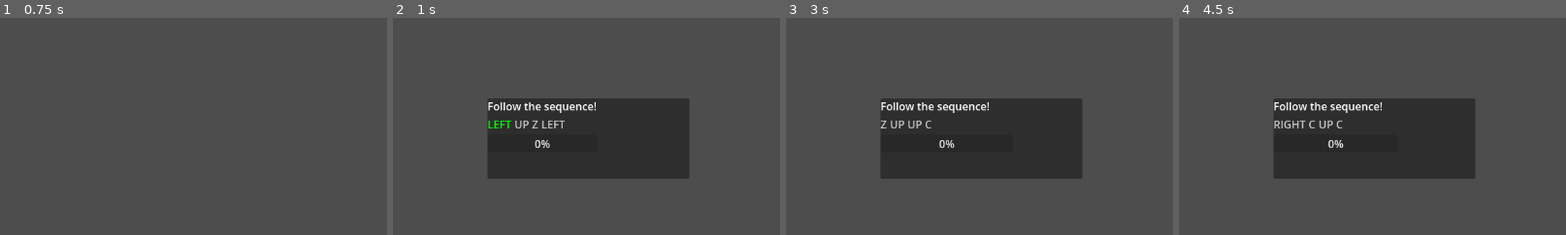
Above: before the commit, frames 1-4 (left to right).
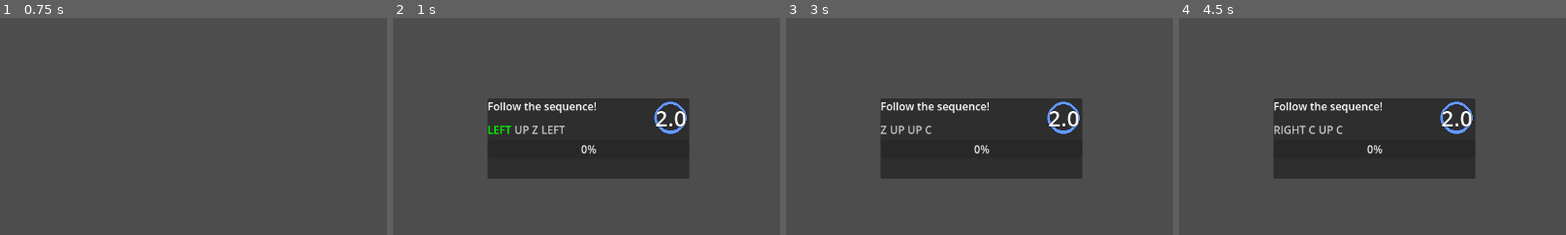
Above: after the commit, the same moments.

Repository: AiDN-Dev/let-me-sleep
Game: Godot game, scene res://Scenes/game.tscn
Two runs of this game, one before a commit and one after it. Both use one fixed random seed, a clock stepped at 60 frames per second and the inputs below. The project has no main scene, so this scene is started directly.
Inputs (mouse positions are % of the whole screen's width and height, from its top left):
- Up to frame 1 (0.75 s): tap Enter (ui_accept) at 0.5 s; move the mouse to (72, 45) at 0.52 s; hold Right from 0.53 s (still down); tap Space at 0.6 s; click (72, 45) at 0.67 s
- Up to frame 2 (1 s): keep holding Right; tap Enter (ui_accept) at 0.77 s
- Up to frame 3 (3 s): release Right at 1.25 s; tap Enter (ui_accept) at 1.25, 2.75 s; drag from (30, 55) to (45, 70) at 1.27 s; move the mouse to (60, 28) at 2.02 s; hold Right 2.03-2.75 s; tap X at 2.1 s; drag from (45, 70) to (20, 35) at 2.77 s
- Up to frame 4 (4.5 s): move the mouse to (80, 65) at 3.52 s; hold Left 3.53-4.25 s; tap Space at 3.6 s; tap Enter (ui_accept) at 3.77, 4.25 s; drag from (20, 35) to (35, 25) at 4.27 s
The pictures show only the part of the screen within x 25-75%, y 22-72%; the shares and areas given below are measured in that part.

Frame 1 is identical in both runs. In frame 2, 1.3% of the frame differs, in the area x 24-76%, y 38-63%; in frame 3, 1.1%; in frame 4, 1.3%.

Commit message:
Added a visual of the timer on QTEs

Diff:
--- a/Scenes/game.tscn
+++ b/Scenes/game.tscn
@@ -8,6 +8,7 @@
 [ext_resource type="Script" uid="uid://oqpbsgp48r51" path="res://scripts/Interruptions/Piss1/toilet_interrupt_window.gd" id="5_1l0tm"]
 [ext_resource type="Script" uid="uid://csx5xfyx5hop1" path="res://scripts/UI/dialog_box.gd" id="6_i6g32"]
 [ext_resource type="Script" uid="uid://g1iht08ng4kl" path="res://scripts/Managers/night_manager.gd" id="8_v158k"]
+[ext_resource type="Texture2D" uid="uid://c4csio7eulvcy" path="res://Assets/Number_Ring.png" id="9_h4fw4"]
 
 [node name="Game" type="Node2D" unique_id=1645798551]
 script = ExtResource("1_qxrlw")
@@ -234,15 +235,54 @@
 grow_vertical = 2
 script = ExtResource("1_ebmjs")
 
+[node name="NumberRing" type="TextureRect" parent="UI/QTEWindow" unique_id=1766316235]
+layout_mode = 0
+offset_left = 247.0
+offset_top = 4.0
+offset_right = 297.0
+offset_bottom = 54.0
+texture = ExtResource("9_h4fw4")
+
+[node name="TimerLabel" type="Label" parent="UI/QTEWindow/NumberRing" unique_id=2079759468]
+layout_mode = 1
+anchors_preset = 8
+anchor_left = 0.5
+anchor_top = 0.5
+anchor_right = 0.5
+anchor_bottom = 0.5
+offset_left = -20.0
+offset_top = -11.5
+offset_right = 20.0
+offset_bottom = 11.5
+grow_horizontal = 2
+grow_vertical = 2
+theme_override_colors/font_shadow_color = Color(0, 0, 0, 0)
+theme_override_colors/font_outline_color = Color(0, 0, 0, 1)
+theme_override_constants/outline_size = 2
+theme_override_constants/shadow_outline_size = 4
+theme_override_font_sizes/font_size = 33
+text = "5"
+horizontal_alignment = 1
+vertical_alignment = 1
+
 [node name="VBoxContainer" type="VBoxContainer" parent="UI/QTEWindow" unique_id=970079883]
-layout_mode = 0
-offset_right = 40.0
-offset_bottom = 40.0
+layout_mode = 1
+anchors_preset = 15
+anchor_right = 1.0
+anchor_bottom = 1.0
+grow_horizontal = 2
+grow_vertical = 2
 
 [node name="InstructionsLabel" type="Label" parent="UI/QTEWindow/VBoxContainer" unique_id=925639954]
 layout_mode = 2
 text = "Hold \"Z\" To Relax"
 
+[node name="HBoxContainer" type="HBoxContainer" parent="UI/QTEWindow/VBoxContainer" unique_id=1704180562]
+layout_mode = 2
+
+[node name="HBoxContainer2" type="HBoxContainer" parent="UI/QTEWindow/VBoxContainer" unique_id=1768876037]
+layout_mode = 2
+
 [node name="KeyContainer" type="HBoxContainer" parent="UI/QTEWindow/VBoxContainer" unique_id=1927910727]
 layout_mode = 2
 
--- a/project.godot
+++ b/project.godot
@@ -24,4 +24,5 @@
 
 [rendering]
 
+textures/canvas_textures/default_texture_filter=0
 rendering_device/driver.windows="d3d12"
--- a/scripts/Interruptions/qte_window.gd
+++ b/scripts/Interruptions/qte_window.gd
@@ -6,13 +6,16 @@
 
 @export var max_hold_time: float = 3.0     # max seconds per key
 @export var grace_duration: float = 0.5    # seconds to allow wrong key presses
-
+@export var extra_time_buffer: float = 0.8
 @onready var instruction_label: Label = $VBoxContainer/InstructionsLabel
 @onready var progress_bar: ProgressBar = $VBoxContainer/EventProgressbar
 @onready var hint_label: Label = $VBoxContainer/HintLabel
 @onready var key_container: HBoxContainer = $VBoxContainer/KeyContainer
+@onready var number_ring: TextureRect = $NumberRing
+@onready var timer_label: Label = $NumberRing/TimerLabel
 
 var active := false
+var time_left: float = 0.0
 var qte_sequence: Array[QTEKey] = []
 var current_index := 0
 var current_progress := 0.0
@@ -24,6 +27,8 @@
 	instruction_label.text = text
 	qte_sequence = keys
 	current_index = 0
+	time_left = qte_sequence[current_index].hold_time + extra_time_buffer
+	_update_timer_display()
 	current_progress = 0.0
 	current_elapsed = 0.0
 	grace_timer = 0.0
@@ -68,12 +73,20 @@
 			_finish(false)
 			return
 
+	time_left -= delta
+	if time_left <= 0:
+		_finish(false)
+		return
+	_update_timer_display()
+
 	# Update progress for holding the correct key
 	if Input.is_key_pressed(current_key.keycode):
 		current_progress += delta
+		_update_timer_display()
 		grace_timer = 0  # pressing correct key cancels any grace timer
 	else:
 		current_progress -= delta  # decay if not holding
+		_update_timer_display()
 
 	# Clamp progress
 	current_progress = clamp(current_progress, 0, current_key.hold_time)
@@ -93,6 +106,9 @@
 		progress_bar.max_value = qte_sequence[current_index].hold_time
 		progress_bar.value = 0
 		hint_label.text = "Hold: %s" % _get_key_name(qte_sequence[current_index].keycode)
+
+		time_left = qte_sequence[current_index].hold_time + extra_time_buffer
+		_update_timer_display()
 
 # === Handle key presses (fail on wrong, with grace) ===
 func _input(event: InputEvent) -> void:
@@ -135,3 +151,6 @@
 			lbl.add_theme_color_override("font_color", Color(0,1,0))
 		else:
 			lbl.add_theme_color_override("font_color", Color(0.8, 0.8, 0.8))
+
+func _update_timer_display() -> void:
+	timer_label.text = str(ceil(max(time_left,0)))
Binary file added: Assets/Number_Ring.aseprite
Binary file added: Assets/Number_Ring.png
Not shown, added: Assets/Number_Ring.png.import
